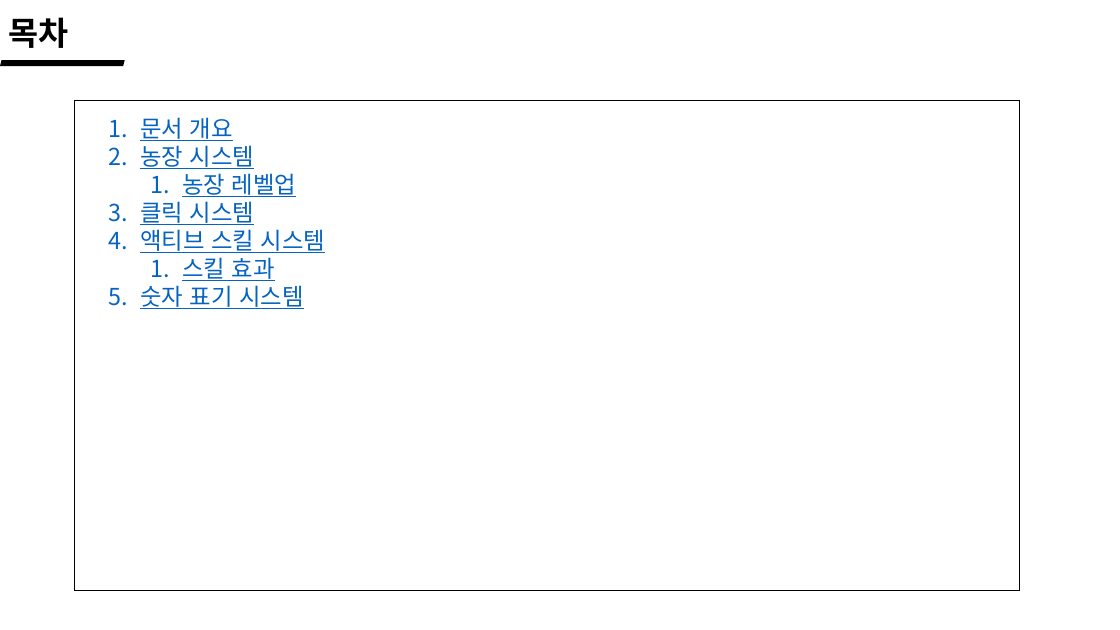
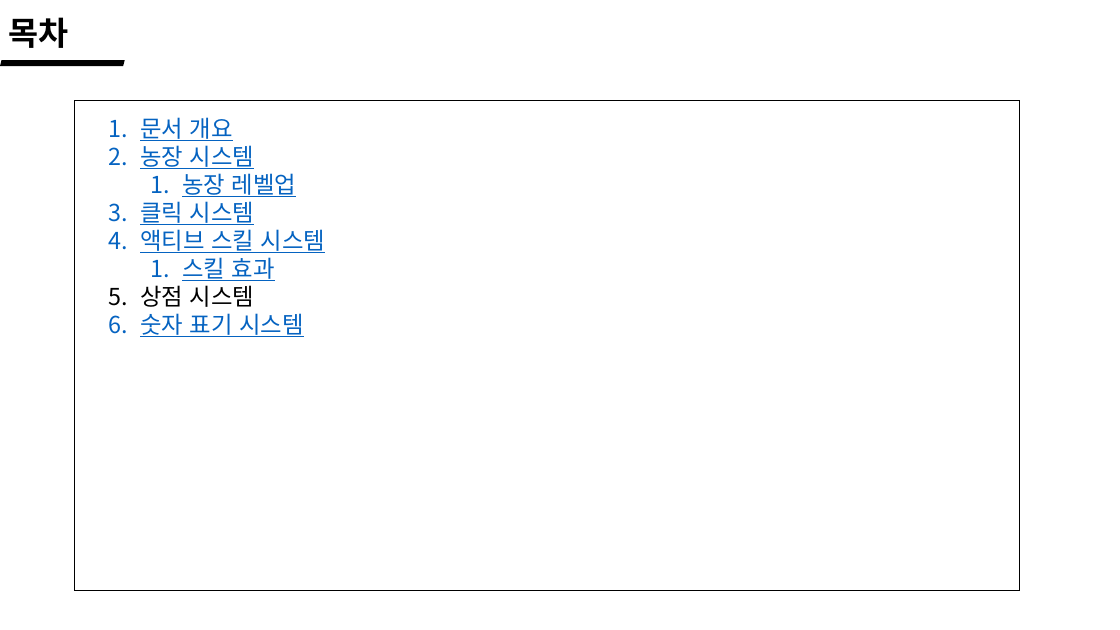
Before and after one commit to wlrud753/CarryCarrot, a slide deck: slide 3 of 기획서/당근키우기 시스템.pptx. Drawn at 1120x630 pixels with LibreOffice and Linux fonts; fonts in the diff are those of the drawing. Boxes give left, top, right and bottom in pixels: in the first picture for what was removed or moved away, otherwise in the second. Text is boxed around its words. In the diff, an @@ line names an element or a change of style, - is before the commit and + after.

```diff
--- a/기획서/당근키우기 시스템.pptx
+++ b/기획서/당근키우기 시스템.pptx
@@ text at (140,285,254,307): paragraph added @@
+5. 상점 시스템
```
Also in this commit, not shown: 3 other slides changed, 2 slides added, 1 other file.
